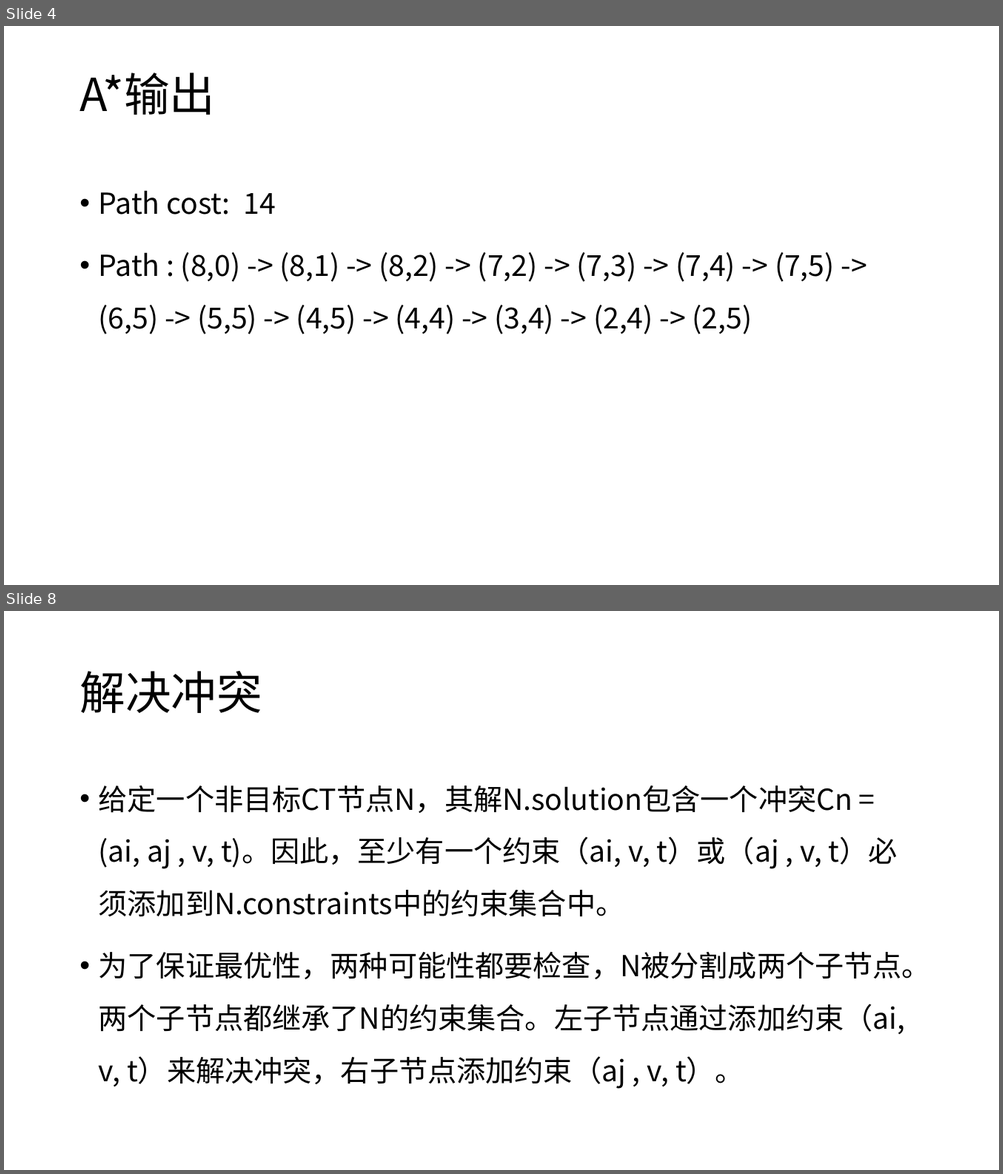
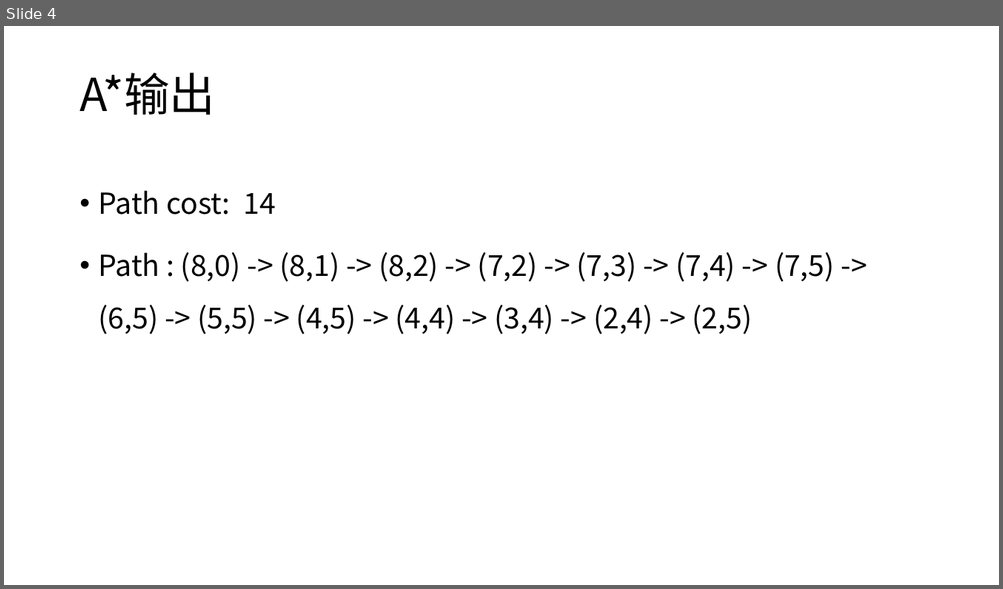
Before and after one commit to ssfc/npbenchmark, a slide deck: npbenchmark-main/MAPF/A_star.pptx. Shown one above the other, each under a label of ours: slides 4 and 8 before the commit, slide 4 after it; the slides between them are not shown. The pictures are 1003x1174 and 1003x589 pixels, drawn with LibreOffice and Linux fonts; fonts in the diff are those of the drawing. Boxes give left, top, right and bottom in pixels: in the first picture for what was removed or moved away, otherwise in the second. Text is boxed around its words. In the diff, an @@ line names an element or a change of style, - is before the commit and + after.

```diff
--- a/npbenchmark-main/MAPF/A_star.pptx
+++ b/npbenchmark-main/MAPF/A_star.pptx
@@ slide 8 removed at (4,611,999,1170), background #FFFFFF @@
@@ title removed at (79,671,262,713) @@
-解决冲突
@@ text removed at (99,786,930,1089) @@
-• 给定一个非目标CT节点N，其解N.solution包含一个冲突Cn = (ai, aj , v, t)。因此，至少有一个约束（ai, v, t）或（aj , v, t）必须添加到N.constraints中的约束集合中。
-• 为了保证最优性，两种可能性都要检查，N被分割成两个子节点。两个子节点都继承了N的约束集合。左子节点通过添加约束（ai, v, t）来解决冲突，右子节点添加约束（aj , v, t）。
```
Also in this commit, not shown: 1 slide changed, 9 slides added, 8 other slides removed, 4 other files.
